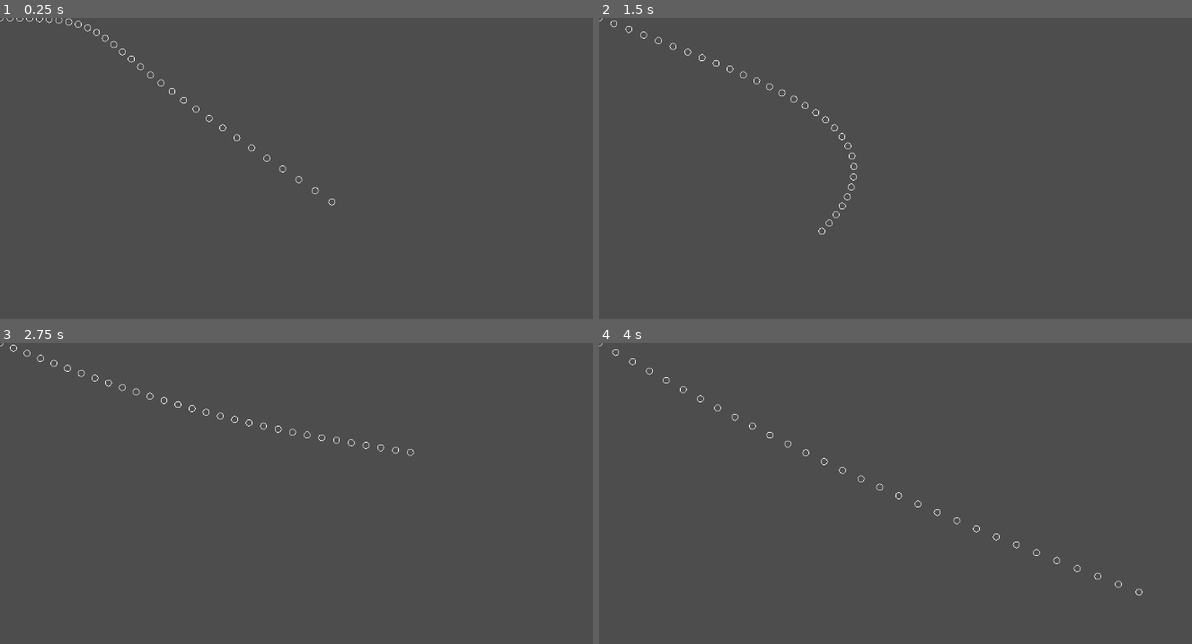
Above: before the commit, frames 1-4 (two rows, left to right).
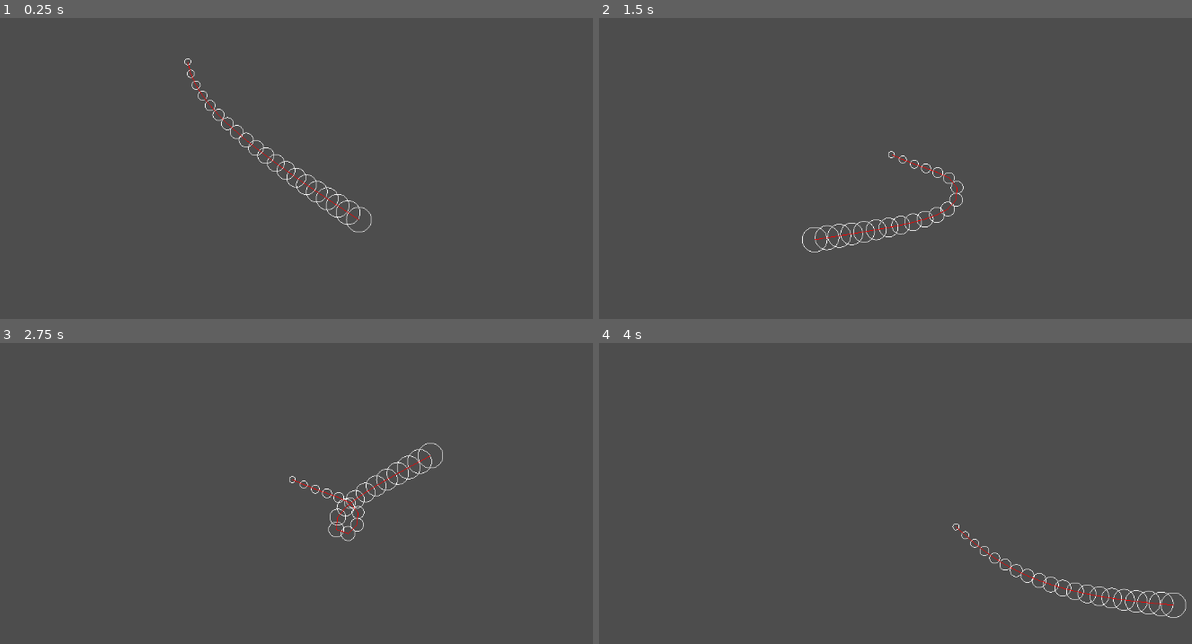
Above: after the commit, the same moments.

Repository: p4triko/CG-2025-Project-Procedural-Animation
Game: Godot game, scene res://scenes/test_scene2.tscn
The game is run twice, just before and just after one commit, with the same random seed, the same clock (stepped at 60 frames per second) and the same inputs. The project has no main scene, so this scene is started directly.
Inputs (mouse positions are in pixels of both pictures, inside the frame that each line leads up to):
- Up to frame 1 (0.25 s): no input
- Up to frame 2 (1.5 s): move the mouse to (1114, 198) at 0.52 s; move the mouse to (812, 240) at 1.27 s
- Up to frame 3 (2.75 s): move the mouse to (432, 457) at 2.02 s
- Up to frame 4 (4 s): move the mouse to (919, 625) at 2.77 s; move the mouse to (1174, 604) at 3.52 s

The runs differ from the first frame. In frame 1, 1.0% of the frame differs, in the area x 0-63%, y 0-72%; in frame 2, 1.0%; in frame 3, 1.0%; in frame 4, 1.0%, in the area x 0-100%, y 0-92%.

Commit message:
add lines and add iterations to bot passes

Diff:
--- a/scenes/test_scene2.tscn
+++ b/scenes/test_scene2.tscn
@@ -4,4 +4,4 @@
 
 [node name="Spine" type="Node2D"]
 script = ExtResource("1_g2r3l")
-segment_count = 30
+segment_length = 20
--- /dev/null
+++ b/scenes/test_scene3.tscn
@@ -0,0 +1,13 @@
+[gd_scene format=3 uid="uid://b7dn36u0lq0jo"]
+
+[node name="Leg" type="Marker2D"]
+
+[node name="Sprite2D" type="Sprite2D" parent="."]
+
+[node name="Joint1" type="Marker2D" parent="."]
+
+[node name="Joint2" type="Marker2D" parent="Joint1"]
+
+[node name="Sprite2D2" type="Sprite2D" parent="Joint1/Joint2"]
+
+[node name="Joint3" type="Marker2D" parent="Joint1/Joint2/Sprite2D2"]
--- a/scripts/spine.gd
+++ b/scripts/spine.gd
@@ -2,14 +2,20 @@
 
 @export var segment_count = 20 # how many points make up the spine or chain
 @export var segment_length = 10 # how far apart the points are
-@export var follow_strength = 0.7 # for smoothing, how quickly each point moves toward its target position
+@export var follow_strength = 0.85 # for smoothing, how quickly each point moves toward its target position
+@export var iterations = 3
 
 var pts: Array[Vector2] = [] # store every point as 2d vector, [0] being the head
+var segment_widths: Array[float] = []
 
 func _ready():
 	pts.resize(segment_count)
 	for i in range(segment_count):
 		pts[i] = Vector2(i * segment_length, 0)
+
+	segment_widths.resize(segment_count)
+	for i in range(segment_count):
+		segment_widths[i] = lerp(20.0, 5.0, float(i) / (segment_count - 1))
 
 func _process(delta):
 	# we use FABRIK here, so forward and backwards reaching inverse kinematics, since we want to follow the head,
@@ -18,29 +24,31 @@
 	# but for example a tail or something we use the backward pass starting at the tail point
 	# for a bridge we can pin the start and the end points doing a forward and a backward pass
 
-	# Anchor points
-	pts[0] = to_local(get_global_mouse_position()) # head follows the mouse
-	pts[segment_count - 1] = Vector2(0.0, 0.0) # behaves like a chain
+	for _iter in range(iterations): # we do 3 passes here for better calculations and reduce the stretchiness
 
+		# Anchor point
+		pts[0] = pts[0].lerp(to_local(get_global_mouse_position()), 0.2) # head follows the mouse
 
-	# TODO condense these 2 to methods
+		# TODO condense these 2 to methods
+		# forward pass
+		for i in range(1, segment_count):
+			var direction = pts[i] - pts[i - 1] # vector from the previous point to the current
+			var distance = max(direction.length(), 0.001) # in case of overlapping, avoid division by 0 so we clamp it
+			var target = pts[i - 1] + direction / distance * segment_length # where this point should be
+			pts[i] = pts[i].lerp(target, follow_strength) # move toward target
 
-	# forward pass
-	for i in range(1, segment_count - 1):
-		var direction = pts[i] - pts[i - 1] # vector from the previous point to the current
-		var distance = max(direction.length(), 0.001) # in case of overlapping, avoid division by 0 so we clamp it
-		var target = pts[i - 1] + direction / distance * segment_length # where this point should be
-		pts[i] = pts[i].lerp(target, 0.7) # move toward target
-
-	# backward pass
-	for i in range (segment_count - 2, -1, -1):
-		var direction = pts[i] - pts[i + 1]
-		var distance = max(direction.length(), 0.001)
-		var target = pts[i + 1] + direction / distance * segment_length
-		pts[i] = pts[i].lerp(target, follow_strength)
+		# backward pass
+		for i in range (segment_count - 2, 0, -1): # head stays pinned
+			var direction = pts[i] - pts[i + 1]
+			var distance = max(direction.length(), 0.001)
+			var target = pts[i + 1] + direction / distance * segment_length
+			pts[i] = pts[i].lerp(target, follow_strength)
 
 	queue_redraw()
 
 func _draw():
 	for i in range(segment_count):
-		draw_circle(pts[i], 5, Color(1.0, 1.0, 1.0), false)
+		draw_circle(pts[i], segment_widths[i], Color.WHITE, false)
+
+	for i in range(1, segment_count):
+		draw_line(pts[i - 1], pts[i], Color.RED)
